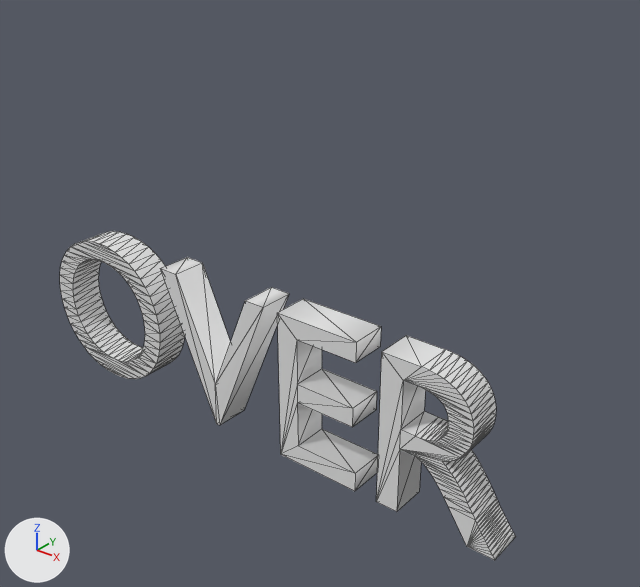
The OBJ model Resources/scene/Over.obj, before and after one commit.
Both versions are drawn from a camera (50 mm lens) standing at (3.74, -2.45, 2.18) and looking at (1.73, 0.07, 0.62). Lighting does not change. The marker at lower left points along +X, +Y and +Z. Mesh edges are drawn as thin lines. Where no turn or scale is listed for an object, it has been applied to the vertices. Vertices at the same position are counted once.

The scene before the commit, as lines of its bpy script (objects in view):
```python
me_text = bpy.data.meshes.new('Text')
me_text.from_pydata(...)  # 418 vertices, 828 faces; spans x 0.2..2.69, y -0.11..0.05, z -0.11..0.59
me_text.materials.append(mat_material_003)  # its picture is missing
ob_text = bpy.data.objects.new('Text', me_text)
ob_text.location = (0.0, 0.0, 0.0)
```
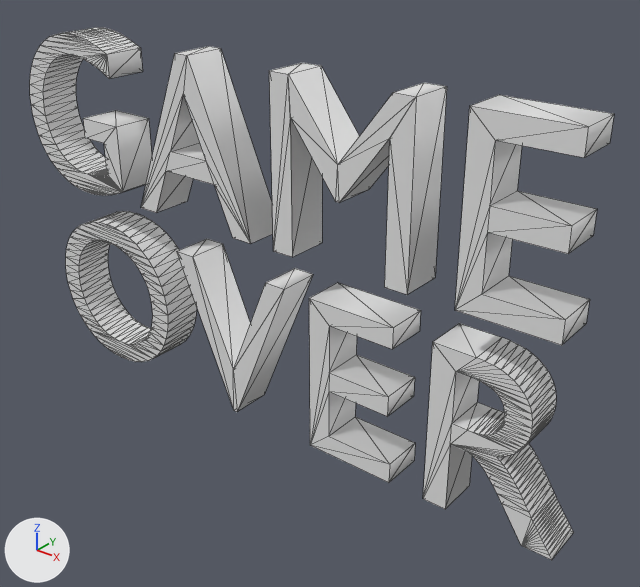
What differs and where, as boxes (x1, y1, x2, y2) in the pictures (640 x 587 px; the box of a moved part takes in the faces that stretch with it):
```json
{"object": "Text", "change": "reshaped", "before": [60, 231, 515, 560], "after": [66, 211, 574, 560], "on screen": "12% wider, 6% taller"}
{"object": "Text.001", "change": "added", "after": [30, 27, 614, 345]}
{"part": 1, "of": "me_text", "change": "moved or reshaped", "before": [376, 336, 515, 560], "after": [423, 323, 574, 560]}
{"part": 2, "of": "me_text", "change": "moved or reshaped", "before": [277, 299, 381, 491], "after": [309, 283, 421, 483]}
{"part": 3, "of": "me_text", "change": "moved or reshaped", "before": [160, 257, 289, 425], "after": [177, 239, 313, 411]}
{"part": 4, "of": "me_text", "change": "moved or reshaped", "before": [60, 231, 185, 379], "after": [66, 211, 197, 362]}
```

Scene script edits in JSON lines:
```json
{"op": "add", "block": "mat_material_002", "code": ["mat_material_002 = principled_material('Material.002')", "mat_material_002.base_color = (0.8, 0.8, 0.8)  # white #e7e7e7"]}
{"block": "me_text", "where": "me_text.from_pydata(...)  # 418 vertices, 828 faces; spans x 0.2..2.69, y -0.11..0.05, z -0.11..0.59"}
{"block": "me_text", "where": "# used by ob_text; location = (0.0, 0.0, 0.0)"}
{"block": "me_text", "change": "me_text part 1: the loose piece of 188 vertices spanning x 2.16..2.69, y -0.11..0.05, z -0.1..0.58 is scaled about its middle by (1.01, 1.13, 1), then moved by (0.2, 0.03, 0.1)"}
{"block": "me_text", "change": "me_text part 2: the loose piece of 24 vertices spanning x 1.66..2.05, y -0.11..0.05, z -0.1..0.58 is scaled about its middle by (1.01, 1.13, 1), then moved by (0.14, 0.03, 0.1)"}
{"block": "me_text", "change": "me_text part 3: the loose piece of 14 vertices spanning x 0.98..1.58, y -0.11..0.05, z -0.11..0.58 is scaled about its middle by (1.01, 1.13, 1), then moved by (0.09, 0.03, 0.1)"}
{"block": "me_text", "change": "me_text part 4: the loose piece of 192 vertices spanning x 0.2..0.93, y -0.11..0.05, z -0.11..0.59 is scaled about its middle by (1.01, 1.13, 1), then moved by (0.04, 0.03, 0.1)"}
{"op": "add", "block": "me_text_001", "code": ["me_text_001 = bpy.data.meshes.new('Text.001')", "me_text_001.from_pydata(...)  # 280 vertices, 548 faces; spans x 0.19..2.83, y -0.12..0.06, z 0.84..1.54", "me_text_001.materials.append(mat_material_002)  # its picture is missing"]}
{"op": "add", "block": "ob_text_001", "code": ["ob_text_001 = bpy.data.objects.new('Text.001', me_text_001)", "ob_text_001.location = (0.0, 0.0, 0.0)"]}
```
